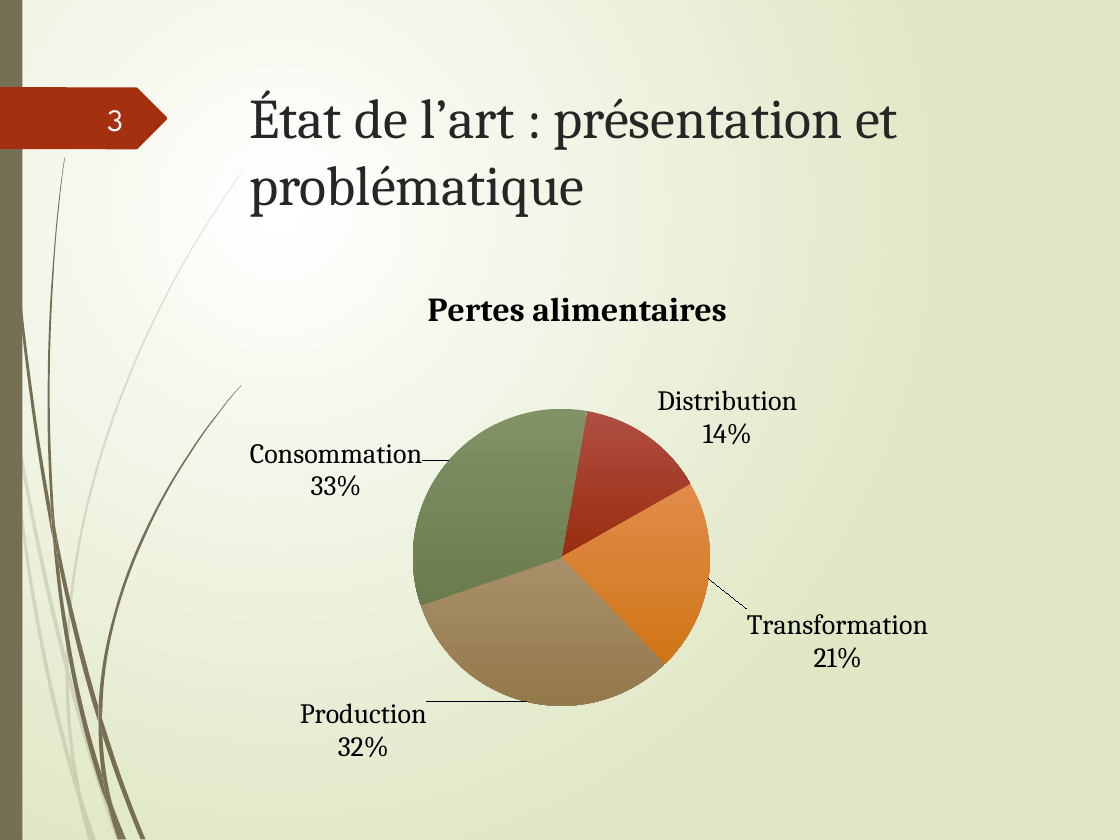
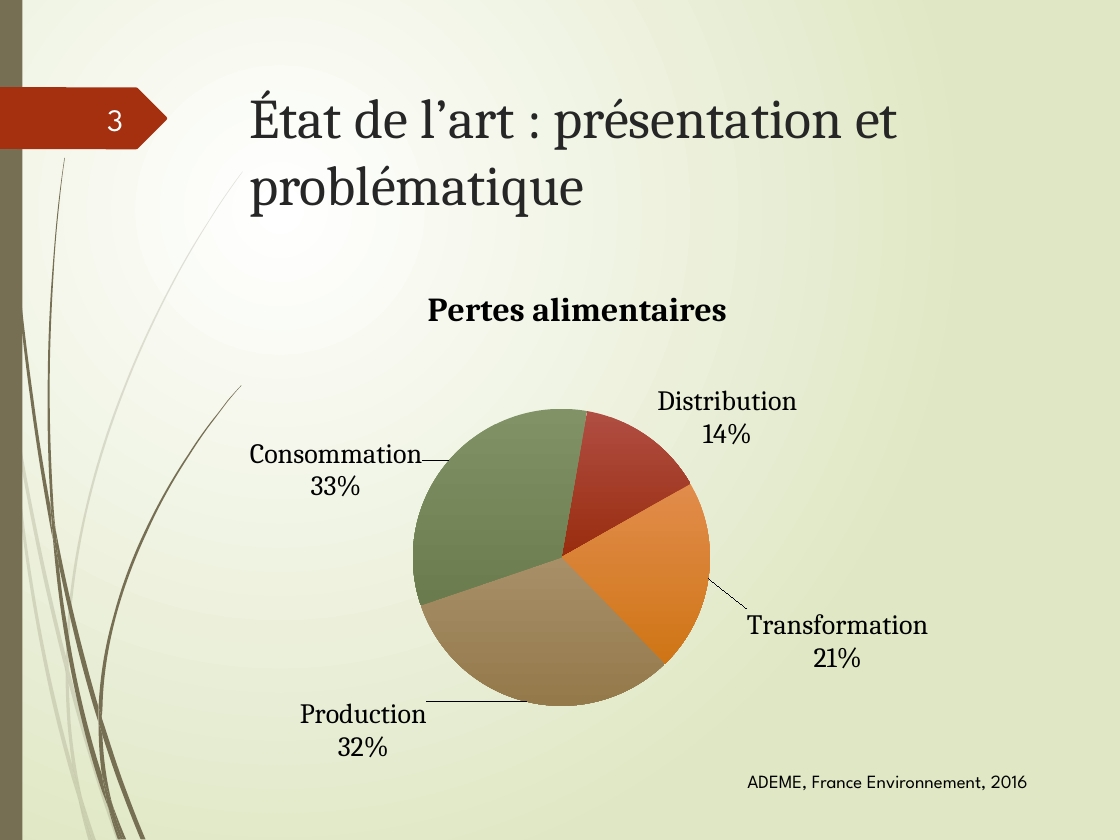
Before and after one commit to AurelieDemure/Opti-Fruits, a slide deck: slide 3 of Diapo.pptx. Drawn at 1120x840 pixels with LibreOffice and Linux fonts; fonts in the diff are those of the drawing. Boxes give left, top, right and bottom in pixels: in the first picture for what was removed or moved away, otherwise in the second. Text is boxed around its words. In the diff, an @@ line names an element or a change of style, - is before the commit and + after.

```diff
--- a/Diapo.pptx
+++ b/Diapo.pptx
@@ text added at bbox=[747, 775, 1028, 790], 12 pt, text #000000 @@
+ADEME, France Environnement, 2016
```
